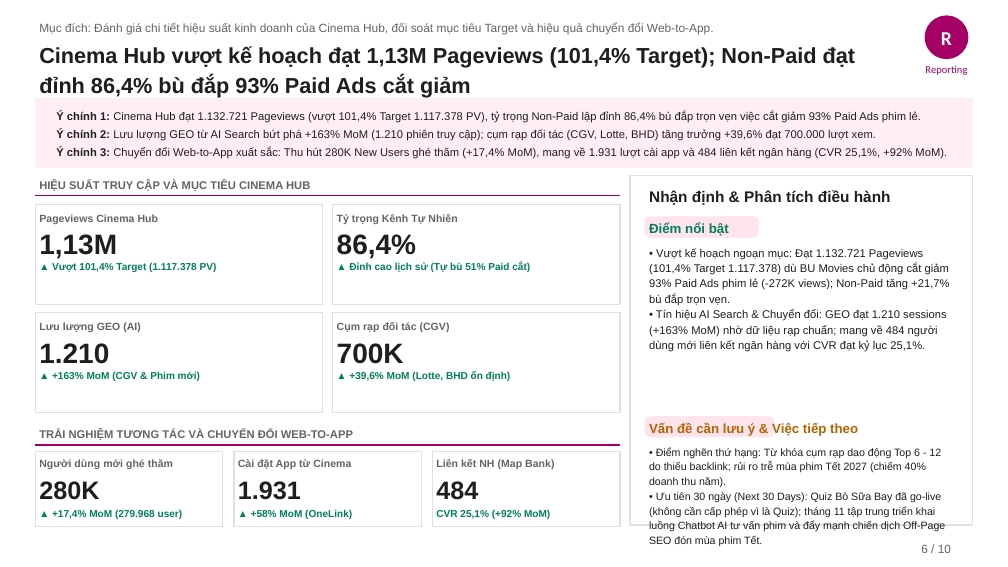
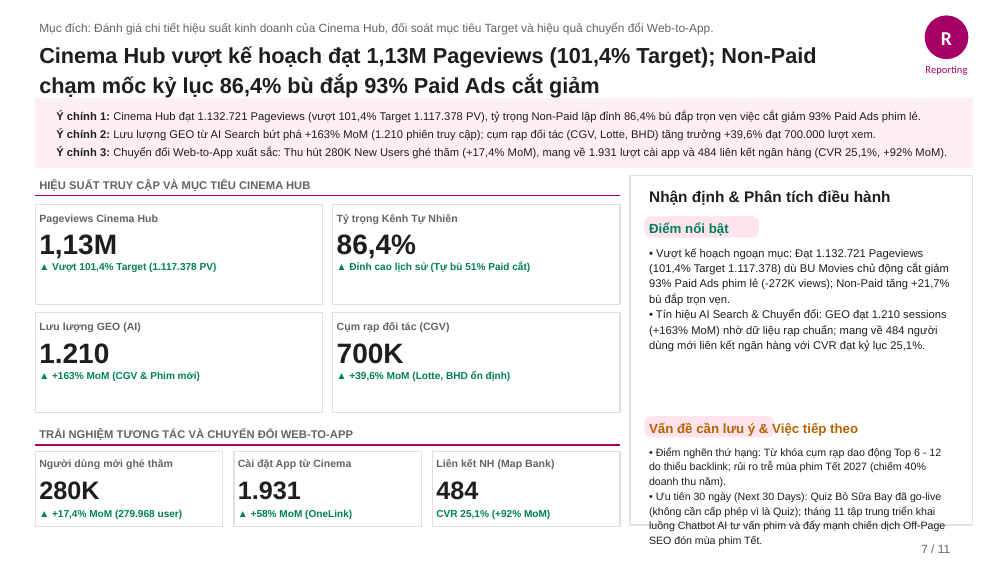
Before and after one commit to stormhoang/hienho-knowledgebase, a slide deck: slide 7 of 07_REPORTS/docs/presentations/Web_Platform_Thang_10_2026_Pyramid.pptx (slide 6 before the commit). Drawn at 1008x567 pixels with LibreOffice and Linux fonts; fonts in the diff are those of the drawing. Boxes give left, top, right and bottom in pixels: in the first picture for what was removed or moved away, otherwise in the second. Text is boxed around its words. In the diff, an @@ line names an element or a change of style, - is before the commit and + after.

```diff
--- a/07_REPORTS/docs/presentations/Web_Platform_Thang_10_2026_Pyramid.pptx
+++ b/07_REPORTS/docs/presentations/Web_Platform_Thang_10_2026_Pyramid.pptx
@@ text at (39,46,816,97): text changed @@
-Cinema Hub vượt kế hoạch đạt 1,13M Pageviews (101,4% Target); Non-Paid đạt đỉnh 86,4% bù đắp 93% Paid Ads cắt giảm
+Cinema Hub vượt kế hoạch đạt 1,13M Pageviews (101,4% Target); Non-Paid chạm mốc kỷ lục 86,4% bù đắp 93% Paid Ads cắt giảm
@@ text at (921,545,950,553): text changed @@
-6 / 10
+7 / 11
```
Also in this commit, not shown: 8 other slides changed, 1 slide added, 5 other files.
